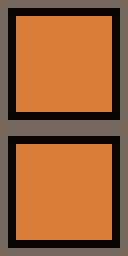
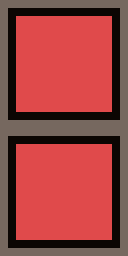
Before/after of a 128×256 layered artwork. What changed in the layer stack:
renamed "Pasted Layer" to "Background copy", hid it, painted on it over [16, 16, 112, 240]
painted on "Background" over [16, 16, 112, 240]
